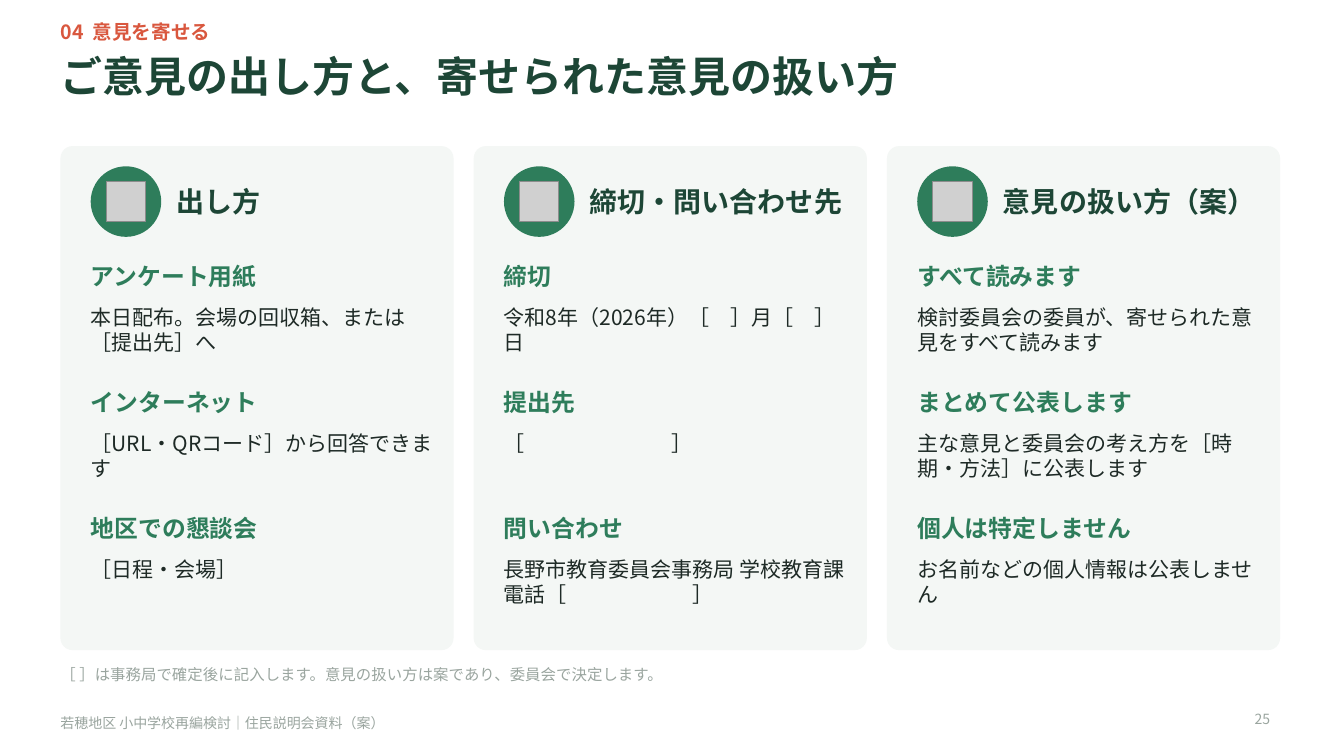
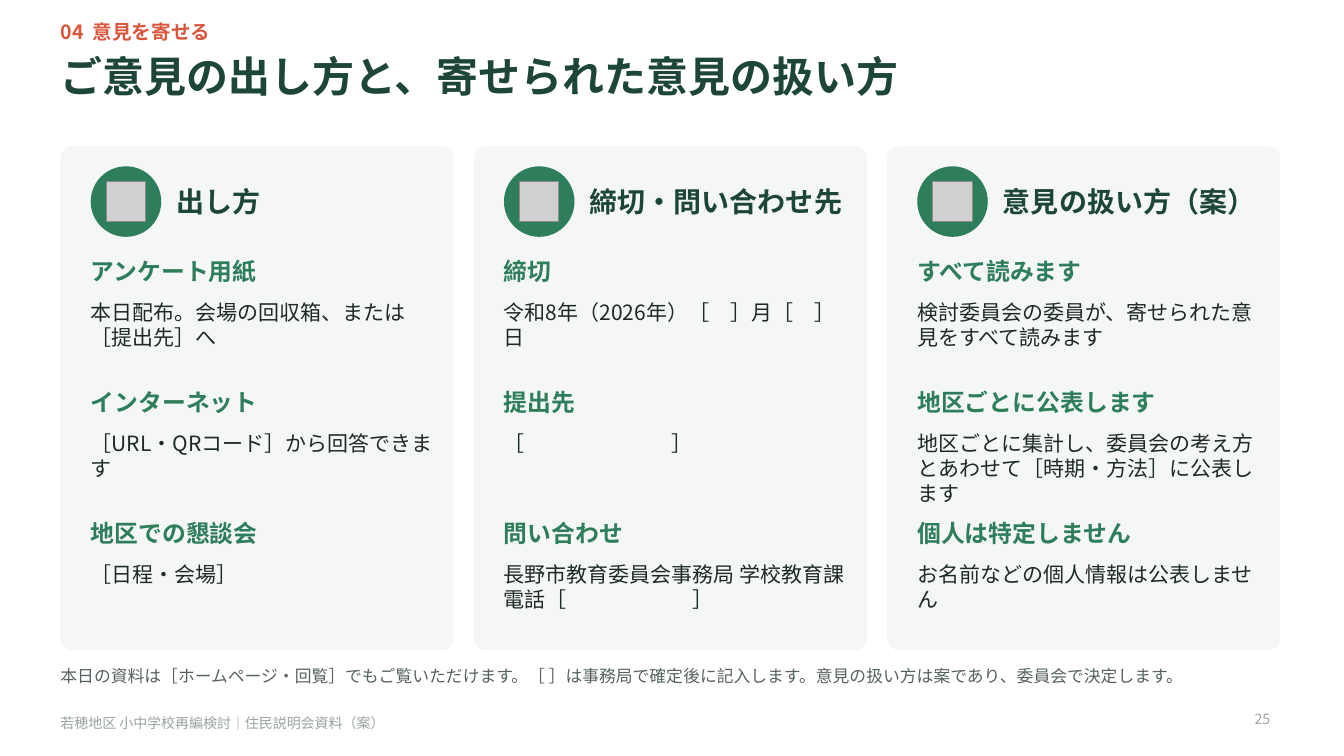
Before and after one commit to Masaki12008/GS, a slide deck: slide 25 of output/若穂地区_住民説明会資料.pptx. Drawn at 1344x756 pixels with LibreOffice and Linux fonts; fonts in the diff are those of the drawing; grey boxes stand for pictures. Boxes give left, top, right and bottom in pixels: in the first picture for what was removed or moved away, otherwise in the second. Text is boxed around its words. In the diff, an @@ line names an element or a change of style, - is before the commit and + after.

```diff
--- a/output/若穂地区_住民説明会資料.pptx
+++ b/output/若穂地区_住民説明会資料.pptx
@@ 3 texts: place and size @@
-3 texts at <box>91,264,1081,287</box>
+3 texts at <box>91,259,1081,282</box>
@@ text "本日配布。会場の回収箱、または［提出先］へ": place and size @@
-text "本日配布。会場の回収箱、または［提出先］へ" at <box>91,307,406,352</box>
+text "本日配布。会場の回収箱、または［提出先］へ" at <box>91,302,406,347</box>
@@ text "令和8年（2026年）［ ］月［ ］日": place and size @@
-text "令和8年（2026年）［ ］月［ ］日" at <box>504,307,793,327</box>
+text "令和8年（2026年）［ ］月［ ］日" at <box>504,302,793,322</box>
@@ text "検討委員会の委員が、寄せられた意見をすべて読みます": place and size @@
-text "検討委員会の委員が、寄せられた意見をすべて読みます" at <box>917,307,1253,352</box>
+text "検討委員会の委員が、寄せられた意見をすべて読みます" at <box>917,302,1253,347</box>
@@ text at <box>917,390,1155,413</box>: text changed @@
-まとめて公表します
+地区ごとに公表します
@@ text "［ ］" rewrapped from <box>504,431,847,511</box> to <box>504,431,847,516</box> @@
@@ text at <box>917,433,1253,502</box>: text changed @@
-主な意見と委員会の考え方を［時期・方法］に公表します
+地区ごとに集計し、委員会の考え方とあわせて［時期・方法］に公表します
@@ 3 texts: place and size @@
-3 texts at <box>91,516,1131,539</box>
+3 texts at <box>91,521,1131,544</box>
@@ text "［日程・会場］": place and size @@
-text "［日程・会場］" at <box>91,559,238,579</box>
+text "［日程・会場］" at <box>91,564,238,584</box>
@@ text "長野市教育委員会事務局 学校教育課": place and size @@
-text "長野市教育委員会事務局 学校教育課" at <box>504,559,845,604</box>
+text "長野市教育委員会事務局 学校教育課" at <box>504,564,845,609</box>
@@ text "お名前などの個人情報は公表しません": place and size @@
-text "お名前などの個人情報は公表しません" at <box>917,559,1252,603</box>
+text "お名前などの個人情報は公表しません" at <box>917,564,1252,608</box>
@@ text at <box>60,668,1183,684</box>: text changed; size 11 to 12 pt; text colour #9AA59F to #56635D @@
-［ ］は事務局で確定後に記入します。意見の扱い方は案であり、委員会で決定します。
+本日の資料は［ホームページ・回覧］でもご覧いただけます。［ ］は事務局で確定後に記入します。意見の扱い方は案であり、委員会で決定します。
```
Also in this commit, not shown: 20 other slides changed, 2 slides added, 5 other files.
